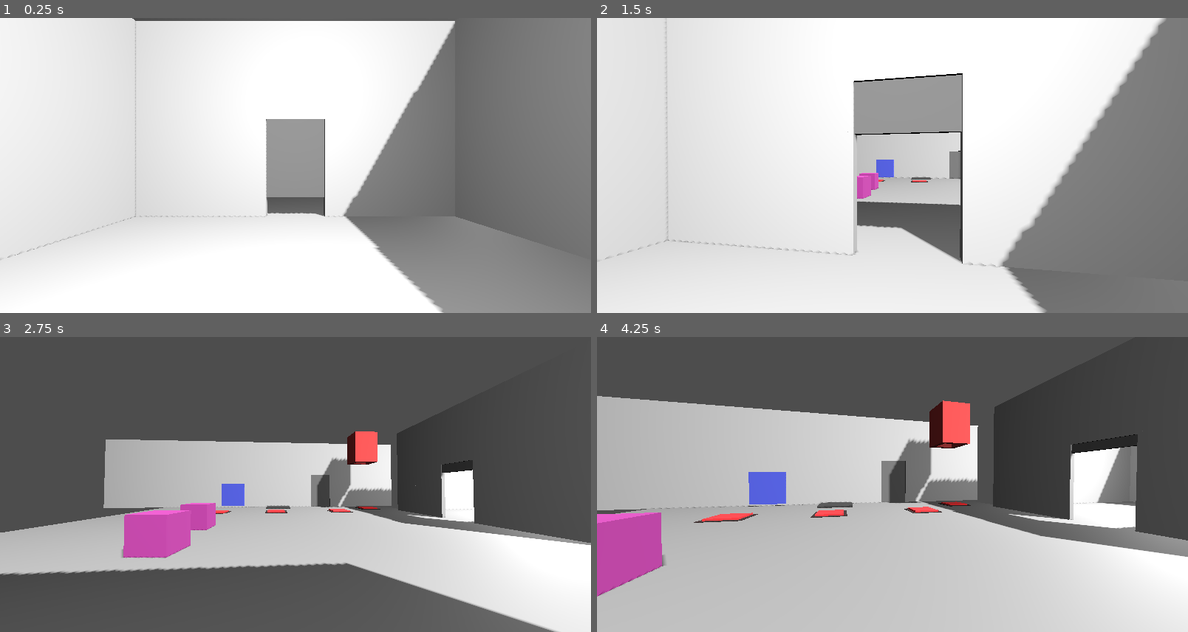
Above: before the commit, frames 1-4 (two rows, left to right).
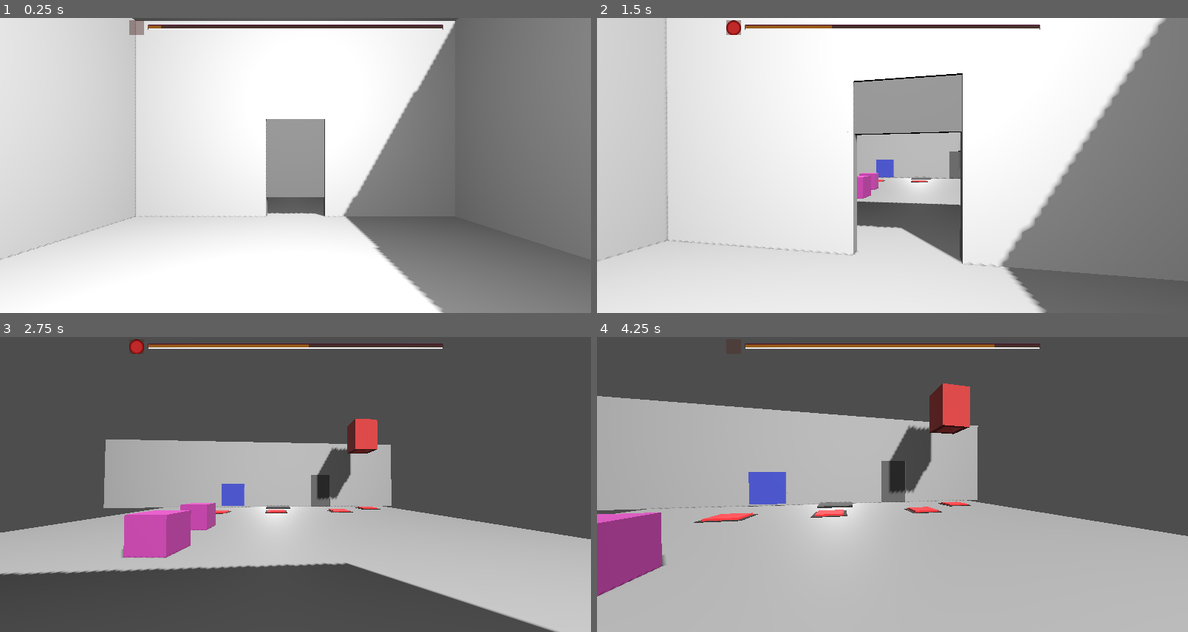
Above: after the commit, the same moments.

Repository: Shoofe/SemC
Game: Godot game, scene res://Levels/DebugLevels/debug_level.tscn
Two runs of this game, one before a commit and one after it. Both use one fixed random seed, a clock stepped at 60 frames per second and the inputs below. This scene is started directly instead of the project's main scene.
Inputs (mouse positions are in pixels of both pictures, inside the frame that each line leads up to):
- Up to frame 1 (0.25 s): no input
- Up to frame 2 (1.5 s): tap Enter at 0.5 s; move the mouse to (922, 165) at 0.52 s; hold W (UP) from 0.53 s (still down); tap F (F) at 0.6 s; tap G (G) at 0.8, 1.35 s; move the mouse to (862, 165) at 1.27 s
- Up to frame 3 (2.75 s): keep holding W (UP); right-click (265, 484) at 1.55 s; move the mouse to (307, 478) at 2.02 s; right-click (307, 478) at 2.1 s; tap R (R) at 2.3 s
- Up to frame 4 (4.25 s): keep holding W (UP); move the mouse to (886, 490) at 2.77 s; tap R (R) at 2.85 s; tap T (T) at 3.05, 3.6 s; move the mouse to (933, 487) at 3.52 s; tap F (F) at 3.8 s

The runs differ from the first frame. In frame 1, 2.4% of the frame differs, in the area x 21-95%, y 0-82%; in frame 2, 2.8%; in frame 3, 18%; in frame 4, 28%, in the area x 0-100%, y 2-100%.

Commit message:
Started lvl 4

Diff:
--- a/Classes/global.gd
+++ b/Classes/global.gd
@@ -18,6 +18,7 @@
 #A variable that keeps player position relative to the level-transition room.
 var player_relative_postion: Vector3 = Vector3.ZERO
 var player_relative_rotation: Vector3 = Vector3.ZERO
+var player_head_position: Vector3 = Vector3.ZERO
 
 var state_available = [false,true,false,true,false]
 var hud_visible = false
@@ -53,7 +54,8 @@
 
 
 func enableAll():
-	#Enable all states (DEBUG)
+	print("Enabled all")
+	hud_visible = true
 	for x in range(State.size()):
 		state_available[x] = true
 
--- a/Classes/interactableRigid.gd
+++ b/Classes/interactableRigid.gd
@@ -28,10 +28,13 @@
 var is_held = false
 var flushed = false
 
+var last_state = Global.State.IDLE
+var on_freeze_velocity = Vector3.ZERO
 
 func _ready():
 	freeze_mode = RigidBody3D.FREEZE_MODE_KINEMATIC
 	Global.setMaxArraySize(max_array_size)
+	Global.setState(Global.State.IDLE)
 
 
 func _physics_process(_delta):
@@ -59,8 +62,12 @@
 		#We now are sure we have space in the array and we save the current state of the obj
 		recorded_values["position"].append(global_position)
 		recorded_values["rotation"].append(global_rotation)
-		recorded_values["velocity"].append(linear_velocity)
 
+	#if we freeze this frame or start rewinding and we were not rewinding, we save the current velocity and then add it at the end of "play" or "unfreeze" if we're at the last frame
+	if Global.frame_offset == 0 and (last_state != Global.State.FROZEN and Global.state == Global.State.FROZEN) or (last_state == Global.State.IDLE and Global.state == Global.State.REWINDING):
+		on_freeze_velocity = linear_velocity
+	if last_state == Global.State.FROZEN and Global.state == Global.State.IDLE:
+		linear_velocity = on_freeze_velocity
 
 	if Global.state == Global.State.PLAYING:
 		#If we're playing we have two cases: (1)We have some states already recorded and we play back those states.
@@ -72,7 +79,7 @@
 		#And if it is zero after this, and we're playing, we must start recording, as me moved into the other state (2)
 		#And we must release the control over the object to the psysics
 		else:
-			linear_velocity = Vector3(0.1,0.1,0.1)
+			linear_velocity = on_freeze_velocity
 			Global.setState(Global.State.IDLE)
 
 
@@ -98,12 +105,15 @@
 		freeze = true
 		global_position = recorded_values["position"][Global.max_array_size - Global.frame_offset - 1]
 		global_rotation = recorded_values["rotation"][Global.max_array_size - Global.frame_offset - 1]
-		linear_velocity = recorded_values["velocity"][Global.max_array_size - Global.frame_offset - 1]
 	else:
 		freeze = false
 	if Global.state == Global.State.FROZEN:
 		linear_velocity = Vector3.ZERO
 	is_held = false
+
+
+	last_state = Global.state
+
 
 func held(hand_position : Vector3):
 	freeze = true
--- /dev/null
+++ b/Enviroments/environment_demo_first.tscn
@@ -0,0 +1,26 @@
+[gd_scene load_steps=4 format=3 uid="uid://dk7tutrdykhwf"]
+
+[sub_resource type="ProceduralSkyMaterial" id="ProceduralSkyMaterial_l0k6y"]
+
+[sub_resource type="Sky" id="Sky_t435d"]
+sky_material = SubResource("ProceduralSkyMaterial_l0k6y")
+
+[sub_resource type="Environment" id="Environment_fbg5l"]
+background_mode = 2
+sky = SubResource("Sky_t435d")
+
+[node name="Environment" type="Node3D"]
+transform = Transform3D(1, 0, 0, 0, 1, 0, 0, 0, 1, -31.0186, 0, 0)
+
+[node name="WorldEnvironment" type="WorldEnvironment" parent="."]
+environment = SubResource("Environment_fbg5l")
+
+[node name="DirectionalLight3D" type="DirectionalLight3D" parent="."]
+transform = Transform3D(1, 0, 0, 0, 0.22541, 0.974264, 0, -0.974264, 0.22541, 0, 0, 0)
+light_color = Color(0.537255, 0.419608, 0.184314, 1)
+shadow_enabled = true
+
+[node name="DirectionalLight3D2" type="DirectionalLight3D" parent="."]
+transform = Transform3D(0.788634, 0.138596, 0.599039, -0.614864, 0.177766, 0.768337, 2.0589e-09, -0.974264, 0.22541, 0, 0, 0)
+light_color = Color(0.403922, 0.443137, 0.262745, 1)
+shadow_enabled = true
--- a/Interactables/Triggers/Trigger.gd
+++ b/Interactables/Triggers/Trigger.gd
@@ -9,6 +9,7 @@
 @export var disable_on_trigger: Global.State
 @export var disable: bool
 
+@export var enable_all_states = false
 
 var triggered = false
 func _on_body_entered(body):
@@ -23,5 +24,7 @@
 		if enable:
 			Global.enableState(enable_on_trigger)
 
+		if enable_all_states:
+			Global.enableAll()
 func _on_body_exited(_body):
 	pass # Replace with function body.
--- a/Interactables/cube_spawner.gd
+++ b/Interactables/cube_spawner.gd
@@ -18,3 +18,13 @@
 func _on_pressure_plate__state_changed(state):
 	if state:
 		spawn()
+
+
+func _on_pressure_plate_4__state_changed(state):
+	if state:
+		spawn()
+
+
+func _on_pressure_plate_2__state_changed(state):
+	if state:
+		spawn()
--- a/Interactables/cube_spawner.tscn
+++ b/Interactables/cube_spawner.tscn
@@ -12,17 +12,17 @@
 script = ExtResource("1_rndfo")
 
 [node name="MeshInstance3D" type="MeshInstance3D" parent="."]
-transform = Transform3D(0.3, 0, 0, 0, 2.4, 0, 0, 0, 1.5, -0.75, -1, 0)
+transform = Transform3D(0.3, 0, 0, 0, 2.4, 0, 0, 0, 1.5, -0.75, 0, 0)
 mesh = SubResource("BoxMesh_5sr7i")
 
 [node name="MeshInstance3D2" type="MeshInstance3D" parent="."]
-transform = Transform3D(0.3, 0, 0, 0, 2.4, 0, 0, 0, 1.5, 0.75, -1, 0)
+transform = Transform3D(0.3, 0, 0, 0, 2.4, 0, 0, 0, 1.5, 0.75, 0, 0)
 mesh = SubResource("BoxMesh_5sr7i")
 
 [node name="MeshInstance3D3" type="MeshInstance3D" parent="."]
-transform = Transform3D(-1.31134e-08, 0, 1.8, 0, 2.4, 0, -0.3, 0, -7.86805e-08, 3.27835e-08, -1, 0.75)
+transform = Transform3D(-1.31134e-08, 0, 1.8, 0, 2.4, 0, -0.3, 0, -7.86805e-08, 3.27835e-08, 0, 0.75)
 mesh = SubResource("BoxMesh_5sr7i")
 
 [node name="MeshInstance3D4" type="MeshInstance3D" parent="."]
-transform = Transform3D(-1.31134e-08, 0, 1.8, 0, 2.4, 0, -0.3, 0, -7.86805e-08, -3.27835e-08, -1, -0.75)
+transform = Transform3D(-1.31134e-08, 0, 1.8, 0, 2.4, 0, -0.3, 0, -7.86805e-08, -3.27835e-08, 0, -0.75)
 mesh = SubResource("BoxMesh_5sr7i")
--- a/Interactables/pressure_plate.gd
+++ b/Interactables/pressure_plate.gd
@@ -34,4 +34,5 @@
 
 func _on_state_changed():
 	pressed = coliders > 0
-	emit_signal("_state_changed", coliders > 0)
+	if pressed != pressed_last_frame:
+		emit_signal("_state_changed", coliders > 0)
--- a/Levels/DebugLevels/debug_level.gd
+++ b/Levels/DebugLevels/debug_level.gd
@@ -3,5 +3,5 @@
 
 
 func _ready():
-	$Player.global_position = Global.player_relative_postion
-	$Player.global_rotation = Global.player_relative_rotation
+	Global.enableAll()
+	Global.hud_visible = true
--- a/Levels/DebugLevels/debug_level.tscn
+++ b/Levels/DebugLevels/debug_level.tscn
@@ -93,8 +93,8 @@
 is_start_of_level = true
 
 [node name="LevelTransitionRoom2" parent="." instance=ExtResource("9_3fje6")]
-transform = Transform3D(-4.37114e-08, 0, -1, 0, 1, 0, 1, 0, -4.37114e-08, 15.4134, 0, -15.7677)
-next_level = "res://Levels/Demo/EndScreen.tscn"
+transform = Transform3D(1, 0, -1.06581e-14, 0, 1, 0, 1.06581e-14, 0, 1, -0.5866, 0, -40.7677)
+next_level = "res://Levels/DebugLevels/debug_level.tscn"
 
 [node name="CubeSpawner" parent="." instance=ExtResource("10_843qf")]
 transform = Transform3D(1, 0, 0, 0, 1, 0, 0, 0, 1, 7, 6, -22)
--- a/Levels/Demo/level_3.tscn
+++ b/Levels/Demo/level_3.tscn
@@ -1,8 +1,9 @@
-[gd_scene load_steps=19 format=3 uid="uid://bjytm8iv2dhk8"]
+[gd_scene load_steps=17 format=3 uid="uid://bjytm8iv2dhk8"]
 
 [ext_resource type="PackedScene" uid="uid://dgblbhcvh40tm" path="res://Rooms/LevelTransitionRoom/level_transition_room.tscn" id="1_gb53h"]
 [ext_resource type="PackedScene" uid="uid://do34rfdceqm35" path="res://Geometry/Walls/wall_triple.tscn" id="2_m42au"]
 [ext_resource type="PackedScene" uid="uid://cxk35xegig07d" path="res://Geometry/floor30x30.tscn" id="3_2lrku"]
+[ext_resource type="PackedScene" uid="uid://dk7tutrdykhwf" path="res://Enviroments/environment_demo_first.tscn" id="3_cpxju"]
 [ext_resource type="PackedScene" uid="uid://i6ex30grw0hx" path="res://Player/player.tscn" id="4_mu75p"]
 [ext_resource type="PackedScene" uid="uid://dp56fnqe7epir" path="res://Geometry/Walls/wall.tscn" id="4_s8rph"]
 [ext_resource type="PackedScene" uid="uid://ced5pa85yno3j" path="res://Interactables/item.tscn" id="6_kg8ym"]
@@ -14,15 +15,6 @@
 [ext_resource type="PackedScene" uid="uid://8ssu60f71hgq" path="res://Geometry/Walls/Door/Gate.tscn" id="11_kiju4"]
 [ext_resource type="PackedScene" uid="uid://dh554qv1koi3f" path="res://Interactables/cube_spawner.tscn" id="13_vta55"]
 
-[sub_resource type="ProceduralSkyMaterial" id="ProceduralSkyMaterial_l0k6y"]
-
-[sub_resource type="Sky" id="Sky_t435d"]
-sky_material = SubResource("ProceduralSkyMaterial_l0k6y")
-
-[sub_resource type="Environment" id="Environment_fbg5l"]
-background_mode = 2
-sky = SubResource("Sky_t435d")
-
 [sub_resource type="PlaneMesh" id="PlaneMesh_30fcq"]
 size = Vector2(30, 6)
 
@@ -37,21 +29,7 @@
 [node name="Player" parent="." instance=ExtResource("4_mu75p")]
 transform = Transform3D(1, 0, 0, 0, 1, 0, 0, 0, 1, -0.0433626, 0, -0.0301909)
 
-[node name="Environment" type="Node3D" parent="."]
-transform = Transform3D(1, 0, 0, 0, 1, 0, 0, 0, 1, -31.0186, 0, 0)
-
-[node name="WorldEnvironment" type="WorldEnvironment" parent="Environment"]
-environment = SubResource("Environment_fbg5l")
-
-[node name="DirectionalLight3D" type="DirectionalLight3D" parent="Environment"]
-transform = Transform3D(1, 0, 0, 0, 0.22541, 0.974264, 0, -0.974264, 0.22541, 0, 0, 0)
-light_color = Color(0.537255, 0.419608, 0.184314, 1)
-shadow_enabled = true
-
-[node name="DirectionalLight3D2" type="DirectionalLight3D" parent="Environment"]
-transform = Transform3D(0.788634, 0.138596, 0.599039, -0.614864, 0.177766, 0.768337, 2.0589e-09, -0.974264, 0.22541, 0, 0, 0)
-light_color = Color(0.403922, 0.443137, 0.262745, 1)
-shadow_enabled = true
+[node name="Environment" parent="." instance=ExtResource("3_cpxju")]
 
 [node name="Room1" type="Node3D" parent="."]
 transform = Transform3D(1, 0, 0, 0, 1, 0, 0, 0, 1, 0, 0, -21)
@@ -450,7 +428,7 @@
 transform = Transform3D(1, 0, 0, 0, 1, 0, 0, 0, 1, -7, 0, 0)
 
 [node name="CubeSpawner" parent="Room2" instance=ExtResource("13_vta55")]
-transform = Transform3D(1, 0, 0, 0, 1, 0, 0, 0, 1, 3, 6, 4)
+transform = Transform3D(1, 0, 0, 0, 1, 0, 0, 0, 1, 3, 5, 4)
 
 [node name="MovingPlatform" parent="Room2" instance=ExtResource("8_i77tr")]
 transform = Transform3D(1, 0, 0, 0, 1, 0, 0, 0, 1, -5, -6, -6)
--- /dev/null
+++ b/Levels/Demo/level_4.tscn
@@ -0,0 +1,184 @@
+[gd_scene load_steps=13 format=3 uid="uid://7m6dck0lovla"]
+
+[ext_resource type="PackedScene" uid="uid://dgblbhcvh40tm" path="res://Rooms/LevelTransitionRoom/level_transition_room.tscn" id="1_i5rpq"]
+[ext_resource type="PackedScene" uid="uid://dqq0r4fvehs6x" path="res://Interactables/Triggers/Trigger.tscn" id="2_o6o17"]
+[ext_resource type="PackedScene" uid="uid://i6ex30grw0hx" path="res://Player/player.tscn" id="2_v1p6x"]
+[ext_resource type="PackedScene" uid="uid://dk7tutrdykhwf" path="res://Enviroments/environment_demo_first.tscn" id="2_ywbgj"]
+[ext_resource type="PackedScene" uid="uid://cxk35xegig07d" path="res://Geometry/floor30x30.tscn" id="4_nfmdl"]
+[ext_resource type="PackedScene" uid="uid://do34rfdceqm35" path="res://Geometry/Walls/wall_triple.tscn" id="5_btf6i"]
+[ext_resource type="PackedScene" uid="uid://ced5pa85yno3j" path="res://Interactables/item.tscn" id="5_iohep"]
+[ext_resource type="PackedScene" uid="uid://dp56fnqe7epir" path="res://Geometry/Walls/wall.tscn" id="7_1uhbf"]
+[ext_resource type="PackedScene" uid="uid://8ssu60f71hgq" path="res://Geometry/Walls/Door/Gate.tscn" id="8_avtd3"]
+[ext_resource type="PackedScene" uid="uid://c64jcf0ymuq23" path="res://Interactables/pressure_plate.tscn" id="9_rdufw"]
+[ext_resource type="PackedScene" uid="uid://b1ok4vw1feqyi" path="res://Geometry/floor_30x_6.tscn" id="11_maf2r"]
+[ext_resource type="PackedScene" uid="uid://dh554qv1koi3f" path="res://Interactables/cube_spawner.tscn" id="12_ni047"]
+
+[node name="Level4" type="Node3D"]
+
+[node name="LevelTransitionRoom" parent="." instance=ExtResource("1_i5rpq")]
+is_start_of_level = true
+
+[node name="Environment" parent="." instance=ExtResource("2_ywbgj")]
+
+[node name="Player" parent="." instance=ExtResource("2_v1p6x")]
+
+[node name="Trigger" parent="." instance=ExtResource("2_o6o17")]
+transform = Transform3D(1, 0, 0, 0, 1, 0, 0, 0, 1, 0, 3, -9)
+message_on_trigger = "R - Rewind  G - Discard tape"
+enable_all_states = true
+
+[node name="Room1" type="Node3D" parent="."]
+
+[node name="Room1Geometry" type="Node3D" parent="Room1"]
+
+[node name="Room2" type="Node3D" parent="Room1/Room1Geometry"]
+transform = Transform3D(1, 0, 0, 0, 1, 0, 0, 0, 1, 0, 0, -21)
+
+[node name="WallTriple" parent="Room1/Room1Geometry/Room2" instance=ExtResource("5_btf6i")]
+transform = Transform3D(1, 0, 0, 0, 1, 0, 0, 0, 1, -12, 0, 15)
+
+[node name="WallTriple2" parent="Room1/Room1Geometry/Room2" instance=ExtResource("5_btf6i")]
+transform = Transform3D(1, 0, 0, 0, 1, 0, 0, 0, 1, 12, 0, 15)
+
+[node name="WallTriple3" parent="Room1/Room1Geometry/Room2" instance=ExtResource("5_btf6i")]
+transform = Transform3D(-4.37114e-08, 0, -1, 0, 1, 0, 1, 0, -4.37114e-08, 15, 0, 12)
+
+[node name="WallTriple4" parent="Room1/Room1Geometry/Room2" instance=ExtResource("5_btf6i")]
+transform = Transform3D(-4.37114e-08, 0, -1, 0, 1, 0, 1, 0, -4.37114e-08, 15, 0, 6)
+
+[node name="WallTriple5" parent="Room1/Room1Geometry/Room2" instance=ExtResource("5_btf6i")]
+transform = Transform3D(-4.37114e-08, 0, -1, 0, 1, 0, 1, 0, -4.37114e-08, 15, 0, 0)
+
+[node name="WallTriple6" parent="Room1/Room1Geometry/Room2" instance=ExtResource("5_btf6i")]
+transform = Transform3D(-4.37114e-08, 0, -1, 0, 1, 0, 1, 0, -4.37114e-08, 15, 0, -6)
+
+[node name="WallTriple7" parent="Room1/Room1Geometry/Room2" instance=ExtResource("5_btf6i")]
+transform = Transform3D(-4.37114e-08, 0, -1, 0, 1, 0, 1, 0, -4.37114e-08, 15, 0, -12)
+
+[node name="WallTriple8" parent="Room1/Room1Geometry/Room2" instance=ExtResource("5_btf6i")]
+transform = Transform3D(-4.37114e-08, 0, -1, 0, 1, 0, 1, 0, -4.37114e-08, -15, 0, 12)
+
+[node name="WallTriple9" parent="Room1/Room1Geometry/Room2" instance=ExtResource("5_btf6i")]
+transform = Transform3D(-4.37114e-08, 0, -1, 0, 1, 0, 1, 0, -4.37114e-08, -15, 0, 6)
+
+[node name="WallTriple10" parent="Room1/Room1Geometry/Room2" instance=ExtResource("5_btf6i")]
+transform = Transform3D(-4.37114e-08, 0, -1, 0, 1, 0, 1, 0, -4.37114e-08, -15, 0, 0)
+
+[node name="WallTriple11" parent="Room1/Room1Geometry/Room2" instance=ExtResource("5_btf6i")]
+transform = Transform3D(-4.37114e-08, 0, -1, 0, 1, 0, 1, 0, -4.37114e-08, -15, 0, -6)
+
+[node name="WallTriple12" parent="Room1/Room1Geometry/Room2" instance=ExtResource("5_btf6i")]
+transform = Transform3D(-4.37114e-08, 0, -1, 0, 1, 0, 1, 0, -4.37114e-08, -15, 0, -12)
+
+[node name="Floor10x10" parent="Room1/Room1Geometry/Room2" instance=ExtResource("4_nfmdl")]
+transform = Transform3D(1, 0, 0, 0, 1, 0, 0, 0, 1, -6, 0, 0)
+
+[node name="WallTriple13" parent="Room1/Room1Geometry/Room2" instance=ExtResource("5_btf6i")]
+transform = Transform3D(1, 0, 0, 0, 1, 0, 0, 0, 1, -12, 0, -3)
+
+[node name="WallTriple14" parent="Room1/Room1Geometry/Room2" instance=ExtResource("5_btf6i")]
+transform = Transform3D(1, 0, 0, 0, 1, 0, 0, 0, 1, 12, 0, -3)
+
+[node name="WallTriple15" parent="Room1/Room1Geometry/Room2" instance=ExtResource("5_btf6i")]
+transform = Transform3D(1, 0, 0, 0, 1, 0, 0, 0, 1, -6, 0, -3)
+
+[node name="WallTriple16" parent="Room1/Room1Geometry/Room2" instance=ExtResource("5_btf6i")]
+transform = Transform3D(1, 0, 0, 0, 1, 0, 0, 0, 1, 0, 0, -3)
+
+[node name="WallTriple17" parent="Room1/Room1Geometry/Room2" instance=ExtResource("5_btf6i")]
+transform = Transform3D(1, 0, 0, 0, 1, 0, 0, 0, 1, 6, 0, -3)
+
+[node name="WallTriple18" parent="Room1/Room1Geometry/Room2" instance=ExtResource("5_btf6i")]
+transform = Transform3D(1, 0, 0, 0, 1, 0, 0, 0, 1, -6, 0, 15)
+
+[node name="WallTriple20" parent="Room1/Room1Geometry/Room2" instance=ExtResource("5_btf6i")]
+transform = Transform3D(1, 0, 0, 0, 1, 0, 0, 0, 1, 6, 0, 15)
+
+[node name="Wall5" parent="Room1/Room1Geometry" instance=ExtResource("7_1uhbf")]
+transform = Transform3D(-4.37114e-08, 0, 1, 0, 1, 0, -1, 0, -4.37114e-08, 9, 0, -7)
+
+[node name="InsectDoor" type="Node3D" parent="Room1/Room1Geometry"]
+transform = Transform3D(-4.37114e-08, 0, 1, 0, 1, 0, -1, 0, -4.37114e-08, 6, 0, -11)
+
+[node name="Wall" parent="Room1/Room1Geometry/InsectDoor" instance=ExtResource("7_1uhbf")]
+transform = Transform3D(-1, 0, 8.74228e-08, 0, 1, 0, -8.74228e-08, 0, -1, 2, 0, 3)
+
+[node name="WallTriple12" parent="Room1/Room1Geometry/InsectDoor" instance=ExtResource("5_btf6i")]
+transform = Transform3D(-4.37114e-08, 0, -1, 0, 1, 0, 1, 0, -4.37114e-08, -3, 0, 0)
+
+[node name="WallTriple13" parent="Room1/Room1Geometry/InsectDoor" instance=ExtResource("5_btf6i")]
+transform = Transform3D(-4.37114e-08, 0, -1, 0, 1, 0, 1, 0, -4.37114e-08, 3, 0, 0)
+
+[node name="Wall2" parent="Room1/Room1Geometry/InsectDoor" instance=ExtResource("7_1uhbf")]
+transform = Transform3D(-1, 0, 8.74228e-08, 0, 1, 0, -8.74228e-08, 0, -1, -2, 0, 3)
+
+[node name="Wall3" parent="Room1/Room1Geometry/InsectDoor" instance=ExtResource("7_1uhbf")]
+transform = Transform3D(-1, 0, 8.74228e-08, 0, 1, 0, -8.74228e-08, 0, -1, 2, 0, -3)
+
+[node name="Wall4" parent="Room1/Room1Geometry/InsectDoor" instance=ExtResource("7_1uhbf")]
+transform = Transform3D(-1, 0, 8.74228e-08, 0, 1, 0, -8.74228e-08, 0, -1, -2, 0, -3)
+
+[node name="WallTriple" parent="Room1/Room1Geometry" instance=ExtResource("5_btf6i")]
+transform = Transform3D(1, 0, 0, 0, 1, 0, 0, 0, 1, 12, -3, -14)
+
+[node name="Floor30x3" parent="Room1/Room1Geometry" instance=ExtResource("11_maf2r")]
+transform = Transform3D(-4.37114e-08, 0, 1, 0, 1, 0, -1, 0, -4.37114e-08, 12, 0, -29)
+
+[node name="Floor30x4" parent="Room1/Room1Geometry" instance=ExtResource("11_maf2r")]
+transform = Transform3D(-4.37114e-08, 0, 1, 0, 1, 0, -1, 0, -4.37114e-08, 8, 0, 1)
+
+[node name="Wall" parent="Room1/Room1Geometry" instance=ExtResource("7_1uhbf")]
+transform = Transform3D(-4.37114e-08, 0, -1, 0, 1, 0, 1, 0, -4.37114e-08, 11, -6, -7)
+
+[node name="WallTriple" parent="Room1/Room1Geometry/Wall" instance=ExtResource("5_btf6i")]
+transform = Transform3D(1, 0, 0, 0, 1, 0, 0, 0, 1, -4, 0, 9.53674e-07)
+
+[node name="Wall3" parent="Room1/Room1Geometry" instance=ExtResource("7_1uhbf")]
+transform = Transform3D(-1, 0, 8.74228e-08, 0, 1, 0, -8.74228e-08, 0, -1, 14, -6, -6)
+
+[node name="Wall2" parent="Room1/Room1Geometry" instance=ExtResource("7_1uhbf")]
+transform = Transform3D(-4.37114e-08, 0, -1, 0, 1, 0, 1, 0, -4.37114e-08, 15, -6, -7)
+
+[node name="WallTriple" parent="Room1/Room1Geometry/Wall2" instance=ExtResource("5_btf6i")]
+transform = Transform3D(1, 0, 0, 0, 1, 0, 0, 0, 1, -4, 0, 9.53674e-07)
+
+[node name="Wall4" parent="Room1/Room1Geometry" instance=ExtResource("7_1uhbf")]
+transform = Transform3D(-1, 0, 8.74228e-08, 0, 1, 0, -8.74228e-08, 0, -1, 12, -6, -6)
+
+[node name="Wall6" parent="Room1/Room1Geometry" instance=ExtResource("7_1uhbf")]
+transform = Transform3D(-1, 0, 8.74228e-08, 0, 1, 0, -8.74228e-08, 0, -1, 14, -6, -14)
+
+[node name="Wall7" parent="Room1/Room1Geometry" instance=ExtResource("7_1uhbf")]
+transform = Transform3D(-1, 0, 8.74228e-08, 0, 1, 0, -8.74228e-08, 0, -1, 12, -6, -14)
+
+[node name="Floor30x5" parent="Room1/Room1Geometry" instance=ExtResource("11_maf2r")]
+transform = Transform3D(-4.37114e-08, 0, 1, 0, 1, 0, -1, 0, -4.37114e-08, 12, -6, -21)
+
+[node name="Item2" parent="Room1" instance=ExtResource("5_iohep")]
+transform = Transform3D(1, 0, 0, 0, 1, 0, 0, 0, 1, -0.274878, 1.58201, -12.4368)
+
+[node name="PressurePlate2" parent="Room1" instance=ExtResource("9_rdufw")]
+transform = Transform3D(1, 0, 0, 0, 1, 0, 0, 0, 1, 10, 0, -7)
+
+[node name="PressurePlate" parent="Room1" instance=ExtResource("9_rdufw")]
+transform = Transform3D(1, 0, 0, 0, 1, 0, 0, 0, 1, 0, 0, -11)
+
+[node name="Gate" parent="Room1" instance=ExtResource("8_avtd3")]
+transform = Transform3D(-4.37114e-08, 0, -1, 0, 1, 0, 1, 0, -4.37114e-08, 9, 0, -11)
+has_door = true
+starts_open = true
+
+[node name="Gate2" parent="Room1" instance=ExtResource("8_avtd3")]
+transform = Transform3D(-4.37114e-08, 0, -1, 0, 1, 0, 1, 0, -4.37114e-08, 3, 0, -11)
+has_door = true
+
+[node name="CubeSpawner" parent="Room1" instance=ExtResource("12_ni047")]
+transform = Transform3D(1, 0, 0, 0, 1, 0, 0, 0, 1, 13, 5, -13)
+
+[node name="Trigger2" parent="Room1" instance=ExtResource("2_o6o17")]
+transform = Transform3D(1, 0, 0, 0, 1, 0, 0, 0, 1, 6.1018, 9.53674e-07, -11.1606)
+message_on_trigger = "When you pick up an item the record is erased"
+
+[connection signal="_state_changed" from="Room1/PressurePlate2" to="Room1/CubeSpawner" method="_on_pressure_plate_2__state_changed"]
+[connection signal="_state_changed" from="Room1/PressurePlate" to="Room1/Gate" method="_on_pressure_plate__state_changed"]
+[connection signal="_state_changed" from="Room1/PressurePlate" to="Room1/Gate2" method="_on_pressure_plate__state_changed"]
--- a/Player/player.gd
+++ b/Player/player.gd
@@ -46,6 +46,7 @@
 	Input.mouse_mode = Input.MOUSE_MODE_CAPTURED
 	global_position = Global.player_relative_postion
 	global_rotation = Global.player_relative_rotation
+	head.rotation = Global.player_head_position
 
 
 func _physics_process(delta):
@@ -106,7 +107,7 @@
 			if current_target != null:
 				stop_interaction()
 	#Throw on MOUSE2.
-	if Input.is_action_just_pressed("MOUSE2") and hold_item:
+	if Input.is_action_just_pressed("MOUSE2") and hold_item and current_target != null:
 		current_target.stop_interaction()
 		current_target.apply_impulse((hand.global_position - camera.global_position).normalized() * throw_strength)
 		hold_item = false
--- a/Rooms/LevelTransitionRoom/level_transition_room.gd
+++ b/Rooms/LevelTransitionRoom/level_transition_room.gd
@@ -28,4 +28,5 @@
 func _on_timer_timeout():
 	Global.player_relative_postion = player.global_position - self.global_position
 	Global.player_relative_rotation = player.global_rotation - self.global_rotation
+	Global.player_head_position = player.head.rotation
 	get_tree().change_scene_to_file(next_level)
